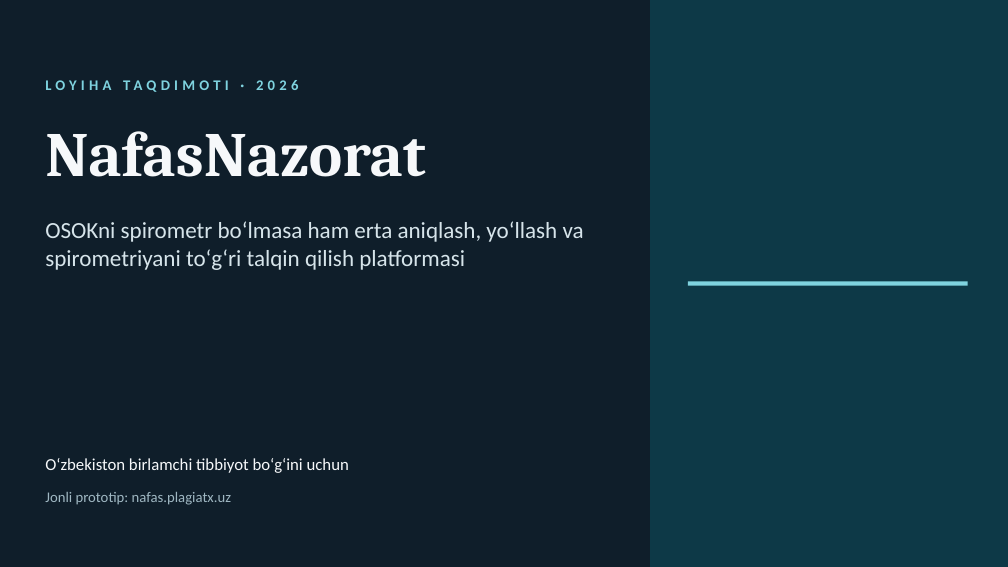
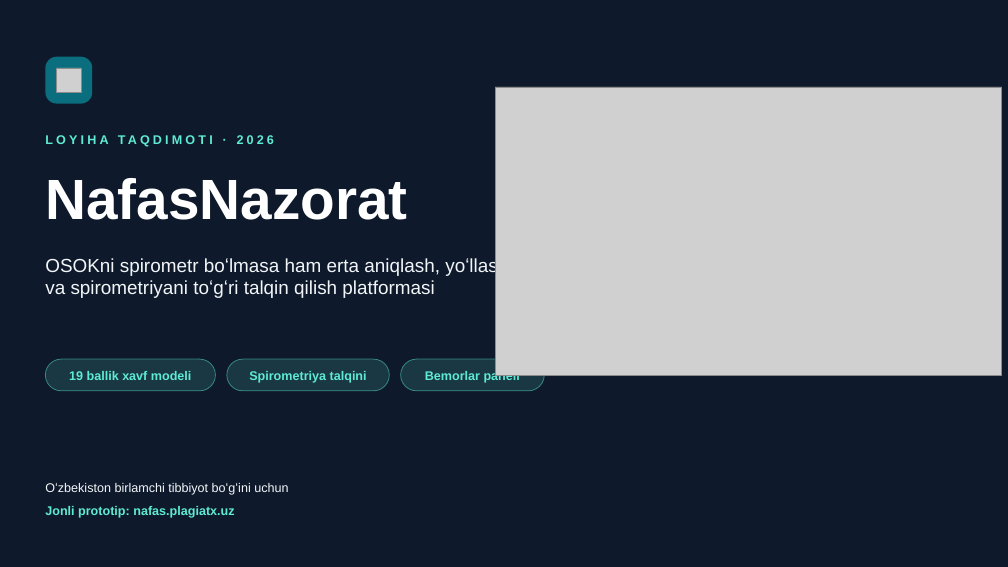
Before and after one commit to Isroilov-7/NafasNazorat, a slide deck: slide 1 of docs/NafasNazorat_taqdimot.pptx. Drawn at 1008x567 pixels with LibreOffice and Linux fonts; fonts in the diff are those of the drawing; grey boxes stand for pictures. Boxes give left, top, right and bottom in pixels: in the first picture for what was removed or moved away, otherwise in the second. Text is boxed around its words. In the diff, an @@ line names an element or a change of style, - is before the commit and + after.

```diff
--- a/docs/NafasNazorat_taqdimot.pptx
+++ b/docs/NafasNazorat_taqdimot.pptx
@@ background #0F1E2A to #0E1A2B @@
@@ rectangle removed at [650,0,1008,567] @@
@@ rectangle removed at [650,0,1008,567] @@
@@ rounded rectangle added at [45,57,92,104], fill #0B6E7F @@
@@ picture added at [57,68,81,92] @@
@@ picture added at [495,87,1002,375] @@
@@ text "LOYIHA TAQDIMOTI · 2026": place and size @@
-text "LOYIHA TAQDIMOTI · 2026" at [45,76,620,102]
+text "LOYIHA TAQDIMOTI · 2026" at [45,132,529,159]
@@ text "LOYIHA TAQDIMOTI · 2026" at [45,132,529,159]: size 14 to 12 pt, font Calibri to Arial, text colour #7FD3DF to #5EEAD4, letter spacing 4 to 3 pt; more space between paragraphs @@
@@ title "NafasNazorat": place and size @@
-title "NafasNazorat" at [45,131,426,177]
+title "NafasNazorat" at [45,178,407,220]
@@ title "NafasNazorat" at [45,178,407,220]: size 60 to 54 pt, font Cambria to Arial, text colour #F6F8FA to #FFFFFF @@
@@ text "OSOKni spirometr boʻlmasa ham erta ...": place and size @@
-text "OSOKni spirometr boʻlmasa ham erta ..." at [45,221,584,270]
+text "OSOKni spirometr boʻlmasa ham erta ..." at [45,257,508,298]
@@ text "OSOKni spirometr boʻlmasa ham erta ..." at [45,257,508,298]: size 22 to 18 pt, font Calibri to Arial, text colour #D6E4EA to #F1F5F8; more space between paragraphs @@
@@ line removed from (688, 284) to (968, 284) @@
@@ rounded rectangle added at [45,359,216,391], fill #5EEAD4 at 15% opacity, outline #5EEAD4 0.75 pt @@
@@ rounded rectangle added at [227,359,389,391], fill #5EEAD4 at 15% opacity, outline #5EEAD4 0.75 pt @@
@@ rounded rectangle added at [401,359,544,391], fill #5EEAD4 at 15% opacity, outline #5EEAD4 0.75 pt @@
@@ text added at [69,371,192,380], 12 pt, text #5EEAD4, bold @@
+19 ballik xavf modeli
@@ text added at [249,371,367,383], 12 pt, text #5EEAD4, bold @@
+Spirometriya talqini
@@ text added at [425,370,520,383], 12 pt, text #5EEAD4, bold @@
+Bemorlar paneli
@@ text "Jonli prototip: nafas.plagiatx.uz": place and size @@
-text "Jonli prototip: nafas.plagiatx.uz" at [45,492,231,505]
+text "Jonli prototip: nafas.plagiatx.uz" at [45,506,234,518]
@@ text "Jonli prototip: nafas.plagiatx.uz" at [45,506,234,518]: size 14 to 12 pt, font Calibri to Arial, text colour #9FB7C2 to #5EEAD4, bold on @@
@@ text "Oʻzbekiston birlamchi tibbiyot boʻgʻini uchun": place and size @@
-text "Oʻzbekiston birlamchi tibbiyot boʻgʻini uchun" at [45,458,349,473]
+text "Oʻzbekiston birlamchi tibbiyot boʻgʻini uchun" at [45,483,288,495]
@@ text "Oʻzbekiston birlamchi tibbiyot boʻgʻini uchun" at [45,483,288,495]: size 16 to 12 pt, font Calibri to Arial, text colour #F6F8FA to #F1F5F8 @@
```
Also in this commit, not shown: 11 slides added, 14 slides removed, 1 other file.
